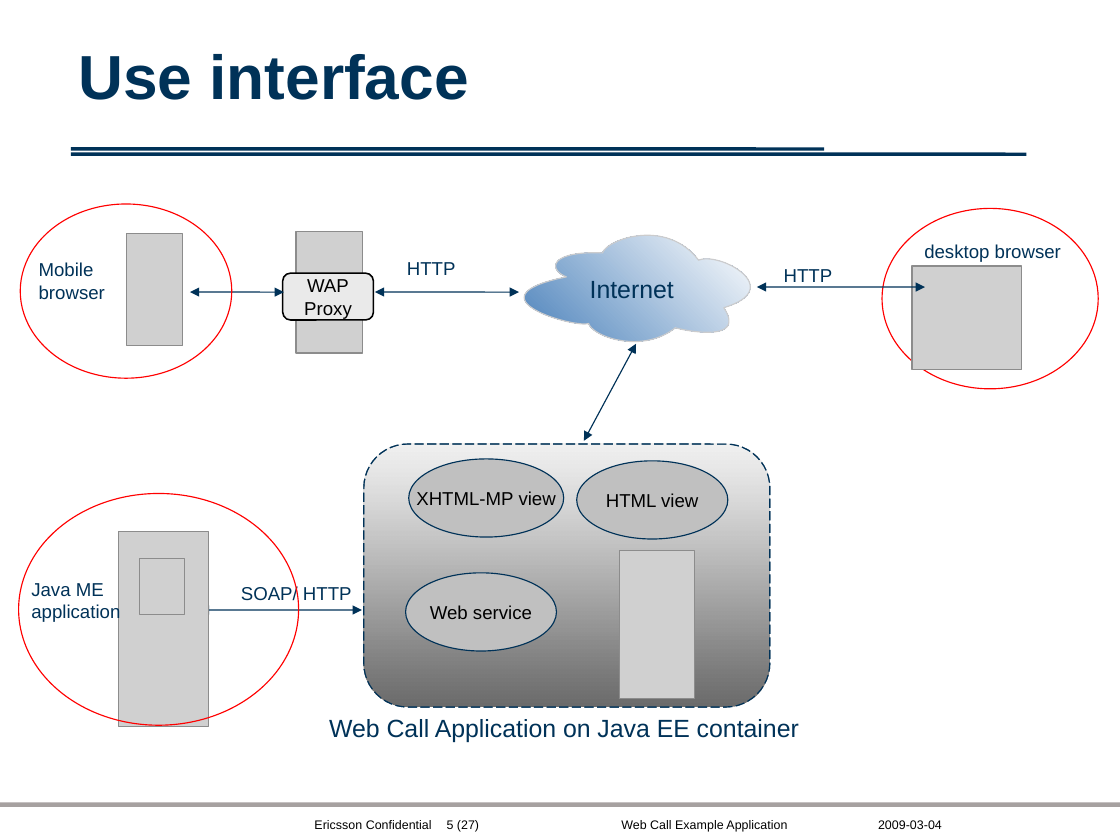
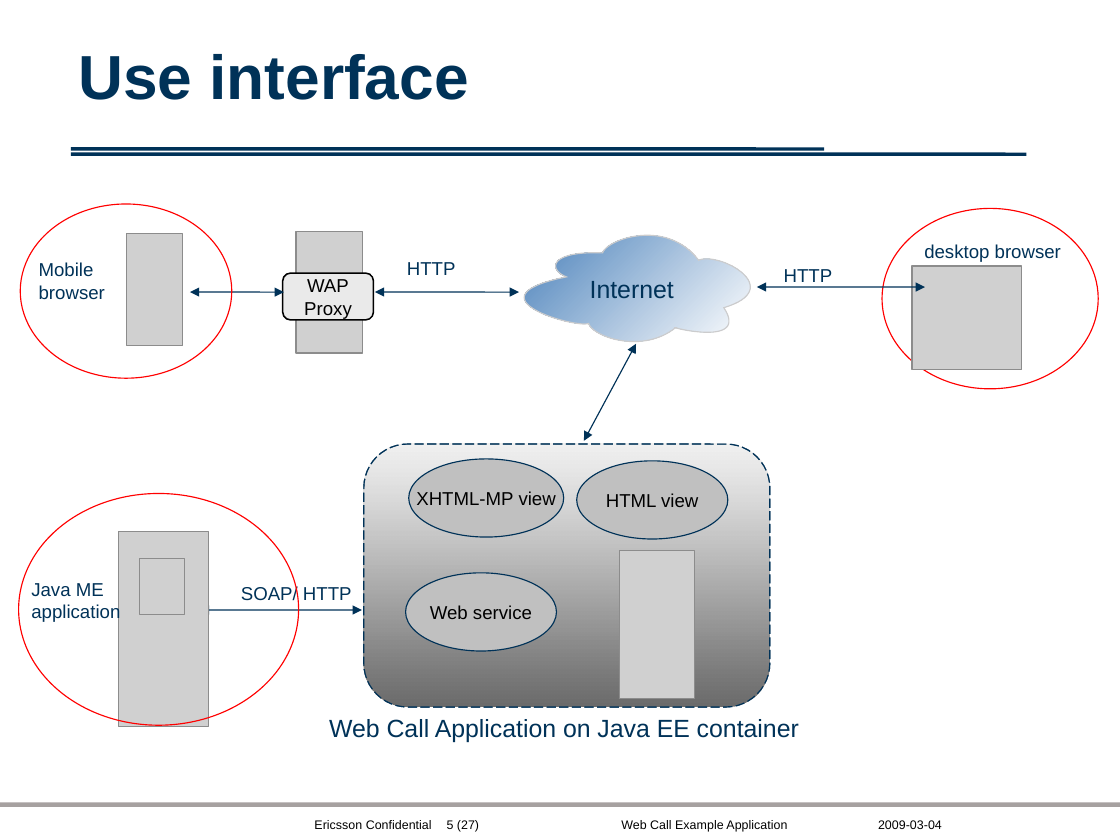
Before and after one commit to shanboli/shanbolihomepage, a slide deck: slide 5 of master_thesis/ref_docs/Web_Call_Example_Application.ppt. Drawn at 1120x840 pixels with LibreOffice and Linux fonts; fonts in the diff are those of the drawing; grey boxes stand for pictures; background and template pictures are left out. Boxes give left, top, right and bottom in pixels: in the first picture for what was removed or moved away, otherwise in the second. Text is boxed around its words. In the diff, an @@ line names an element or a change of style, - is before the commit and + after.

```diff
--- a/master_thesis/ref_docs/Web_Call_Example_Application.ppt
+++ b/master_thesis/ref_docs/Web_Call_Example_Application.ppt
@@ freeform shape at bbox=[524, 235, 750, 342]: fill gradient #4C82BB to #FFFFFF to gradient #FFFFFF to #4C82BB @@
```
Also in this commit, not shown: 4 other slides changed, 21 other files.
